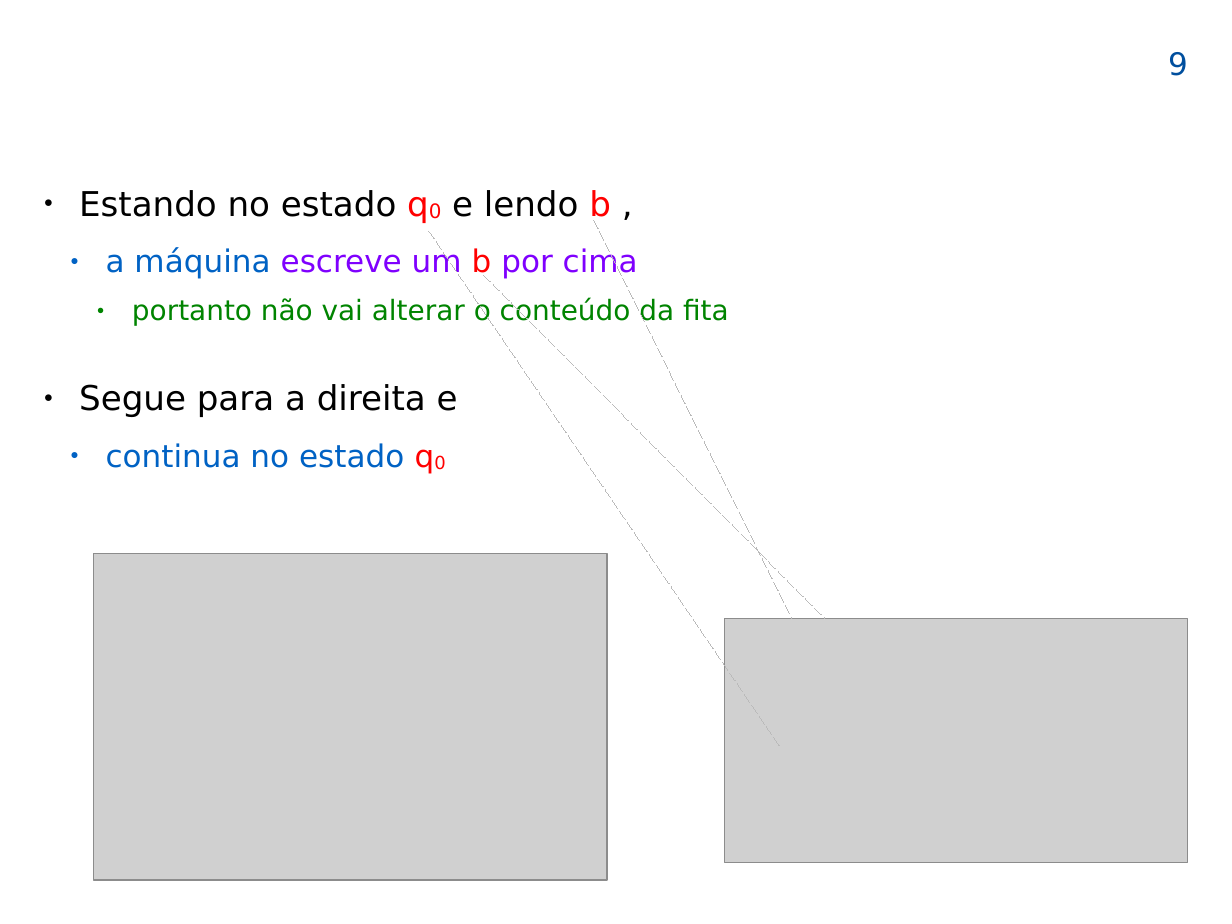
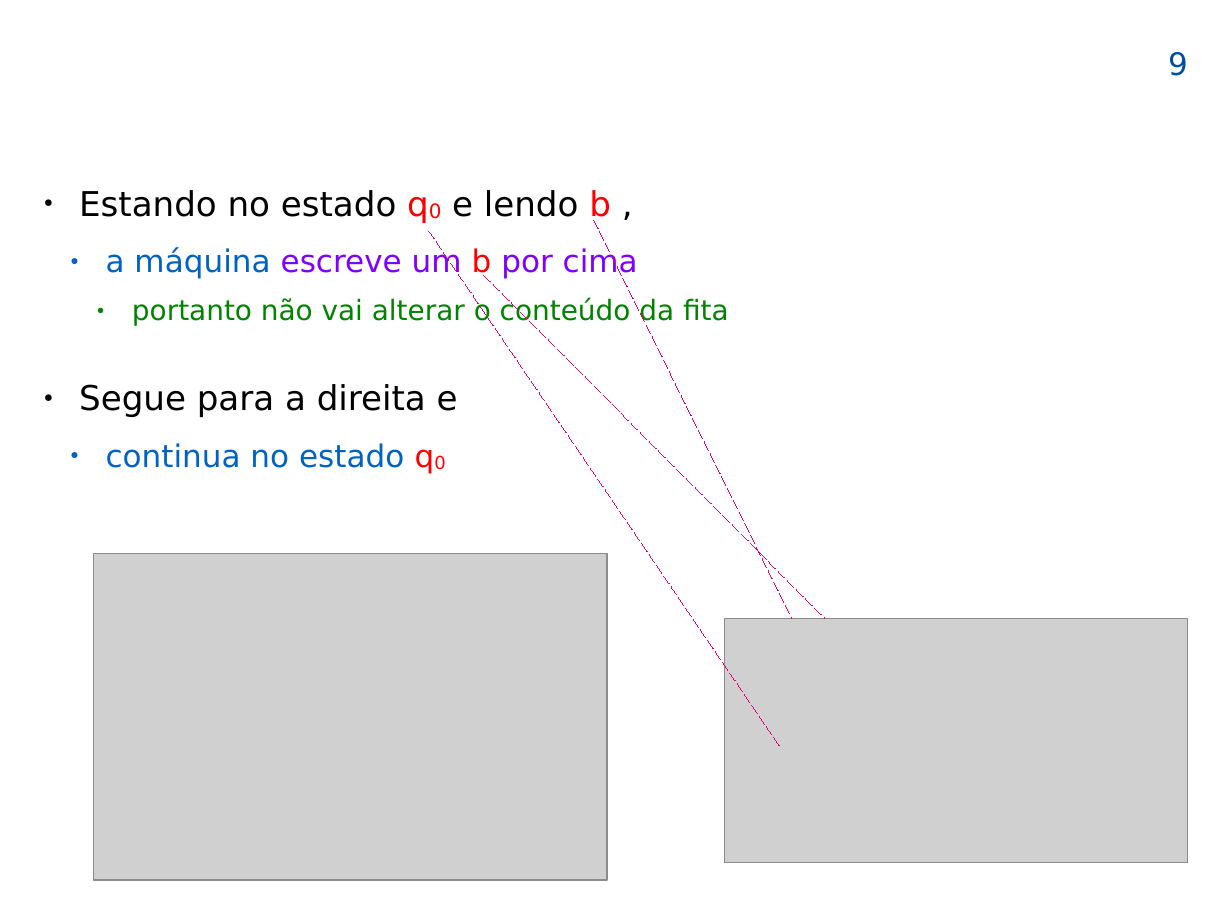
Before and after one commit to efurlanm/teaching, a slide deck: slide 9 of lfa/LFA-42-Turing_2025-05-21.odp. Drawn at 1232x924 pixels with LibreOffice and Linux fonts; fonts in the diff are those of the drawing; grey boxes stand for pictures; background and template pictures are left out. Boxes give left, top, right and bottom in pixels: in the first picture for what was removed or moved away, otherwise in the second. Text is boxed around its words. In the diff, an @@ line names an element or a change of style, - is before the commit and + after.

```diff
--- a/lfa/LFA-42-Turing_2025-05-21.odp
+++ b/lfa/LFA-42-Turing_2025-05-21.odp
@@ line (429, 231) - (781, 748): stroke #BABABA 0 pt dashed to #E40072 0 pt dashed @@
@@ line (594, 220) - (793, 618): stroke #BABABA 0 pt dashed to #E40072 0 pt dashed @@
@@ line (484, 275) - (825, 618): stroke #BABABA 0 pt dashed to #E40072 0 pt dashed @@
```
Also in this commit, not shown: 11 other slides changed, 22 other files.
